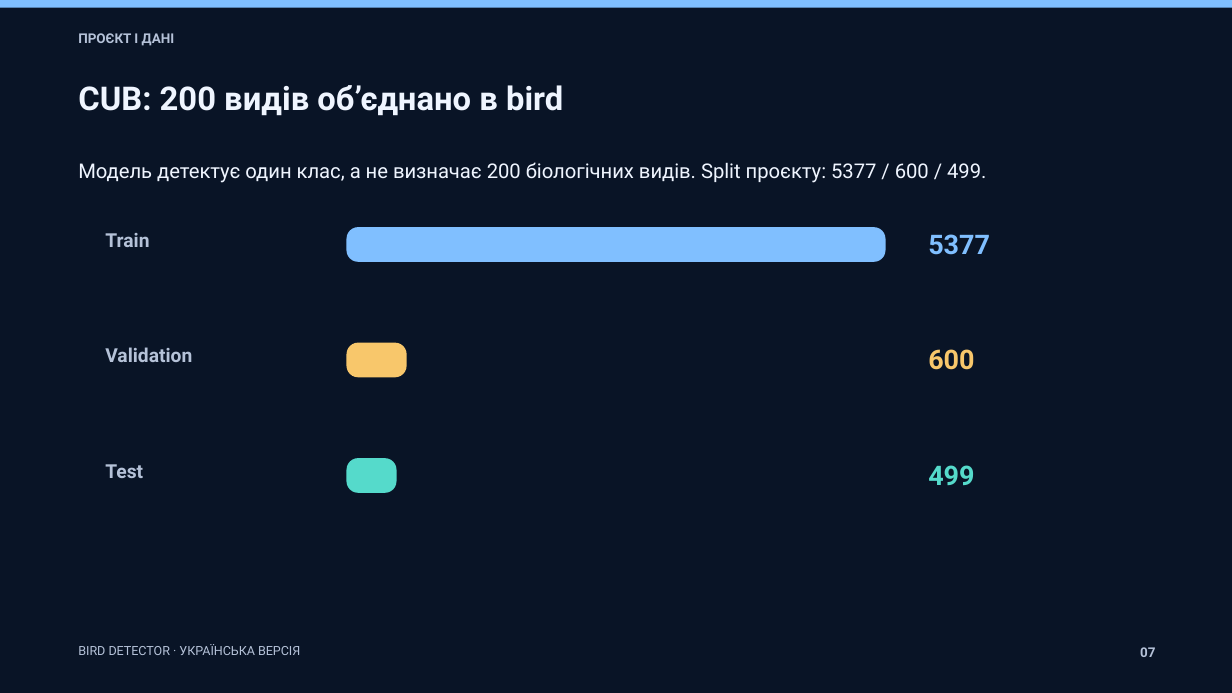
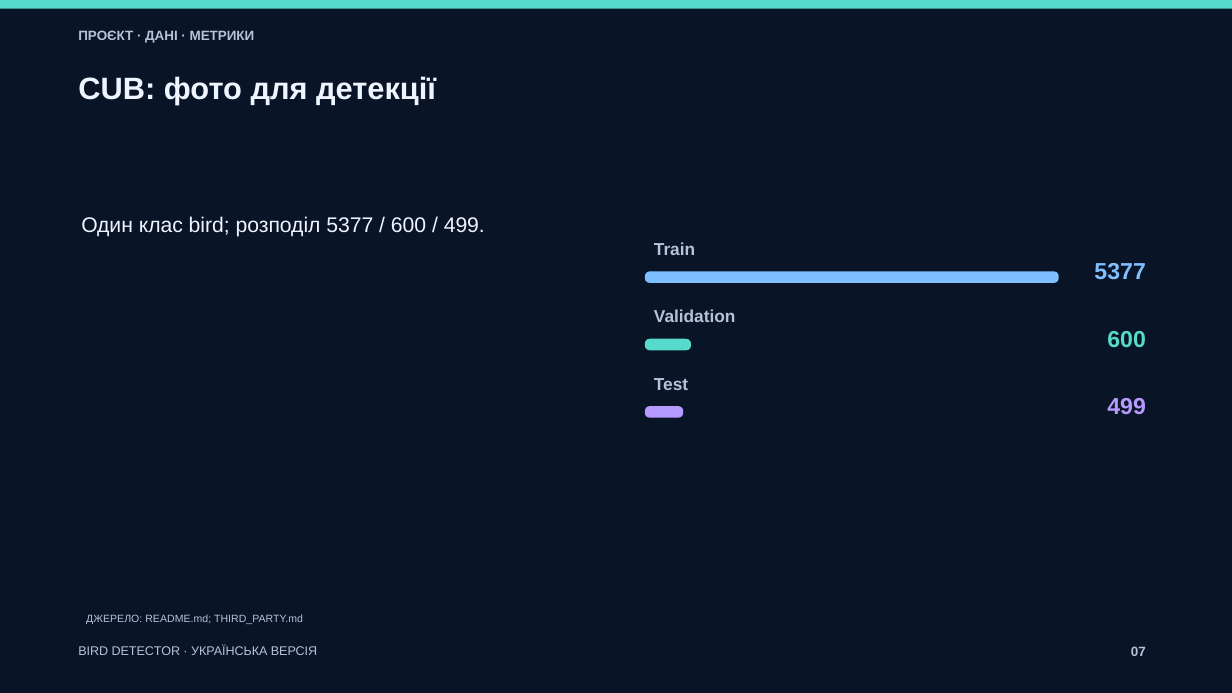
Before and after one commit to tarasenkoandriii/bird-detector, a slide deck: slide 7 of Bird_Detector_Presentation_UK.pptx. Drawn at 1232x693 pixels with LibreOffice and Linux fonts; fonts in the diff are those of the drawing. Boxes give left, top, right and bottom in pixels: in the first picture for what was removed or moved away, otherwise in the second. Text is boxed around its words. In the diff, an @@ line names an element or a change of style, - is before the commit and + after.

```diff
--- a/Bird_Detector_Presentation_UK.pptx
+++ b/Bird_Detector_Presentation_UK.pptx
@@ rectangle at <box>0,0,1232,8</box>: fill #80BFFF to #55DACB @@
@@ text at <box>78,30,255,43</box>: text changed; font Roboto to Arial @@
-ПРОЄКТ І ДАНІ
+ПРОЄКТ · ДАНІ · МЕТРИКИ
@@ text at <box>78,76,436,105</box>: text changed; size 25.5 to 24 pt; font Roboto to Arial @@
-CUB: 200 видів об’єднано в bird
+CUB: фото для детекції
@@ text at <box>81,216,485,237</box>: text changed; size 15.8 to 16.5 pt; font Roboto to Arial @@
-Модель детектує один клас, а не визначає 200 біологічних видів. Split проєкту: 5377 / 600 / 499.
+Один клас bird; розподіл 5377 / 600 / 499.
@@ text "Train": place and size @@
-text "Train" at <box>105,233,149,247</box>
+text "Train" at <box>654,242,695,255</box>
@@ text "5377": place and size @@
-text "5377" at <box>928,234,990,255</box>
+text "5377" at <box>1094,263,1145,280</box>
@@ text "5377" at <box>1094,263,1145,280</box>: size 21 to 18 pt, font Roboto to Arial; alignment left to right @@
@@ text "Validation": place and size @@
-text "Validation" at <box>105,347,192,362</box>
+text "Validation" at <box>654,309,735,322</box>
@@ rounded rectangle: place and size @@
-rounded rectangle at <box>347,227,885,262</box>
+rounded rectangle at <box>645,272,1059,283</box>
@@ rounded rectangle at <box>645,272,1059,283</box>: proportions changed @@
@@ text "600": place and size @@
-text "600" at <box>928,349,974,370</box>
+text "600" at <box>1107,331,1146,347</box>
@@ text "600" at <box>1107,331,1146,347</box>: size 21 to 18 pt, font Roboto to Arial, text colour #F8C76B to #55DACB; alignment left to right @@
@@ rounded rectangle: place and size @@
-rounded rectangle at <box>347,343,407,378</box>
+rounded rectangle at <box>645,339,691,350</box>
@@ rounded rectangle at <box>645,339,691,350</box>: fill #F8C76B to #55DACB; proportions changed @@
@@ size 15 to 13.5 pt, font Roboto to Arial in 3 elements at <box>654,242,695,255</box>, <box>654,309,735,322</box>, <box>654,378,688,390</box> @@
@@ text "Test": place and size @@
-text "Test" at <box>105,464,143,478</box>
+text "Test" at <box>654,378,688,390</box>
@@ text "499": place and size @@
-text "499" at <box>928,465,974,485</box>
+text "499" at <box>1107,398,1146,414</box>
@@ text "499" at <box>1107,398,1146,414</box>: size 21 to 18 pt, font Roboto to Arial, text colour #55DACB to #B69AFF; alignment left to right @@
@@ rounded rectangle: place and size @@
-rounded rectangle at <box>347,458,396,494</box>
+rounded rectangle at <box>645,407,684,418</box>
@@ rounded rectangle at <box>645,407,684,418</box>: fill #55DACB to #B69AFF; proportions changed @@
@@ text added at <box>86,614,303,624</box>, 8.2 pt, text #B5C2D8 @@
+ДЖЕРЕЛО: README.md; THIRD_PARTY.md
@@ text "BIRD DETECTOR · УКРАЇНСЬКА ВЕРСІЯ" at <box>78,645,317,655</box>: font Roboto to Arial @@
@@ text "07" at <box>1131,646,1146,656</box>: font Roboto to Arial @@
```
Also in this commit, not shown: 1 other slide changed, 58 slides added, 58 slides removed, 21 other files.
